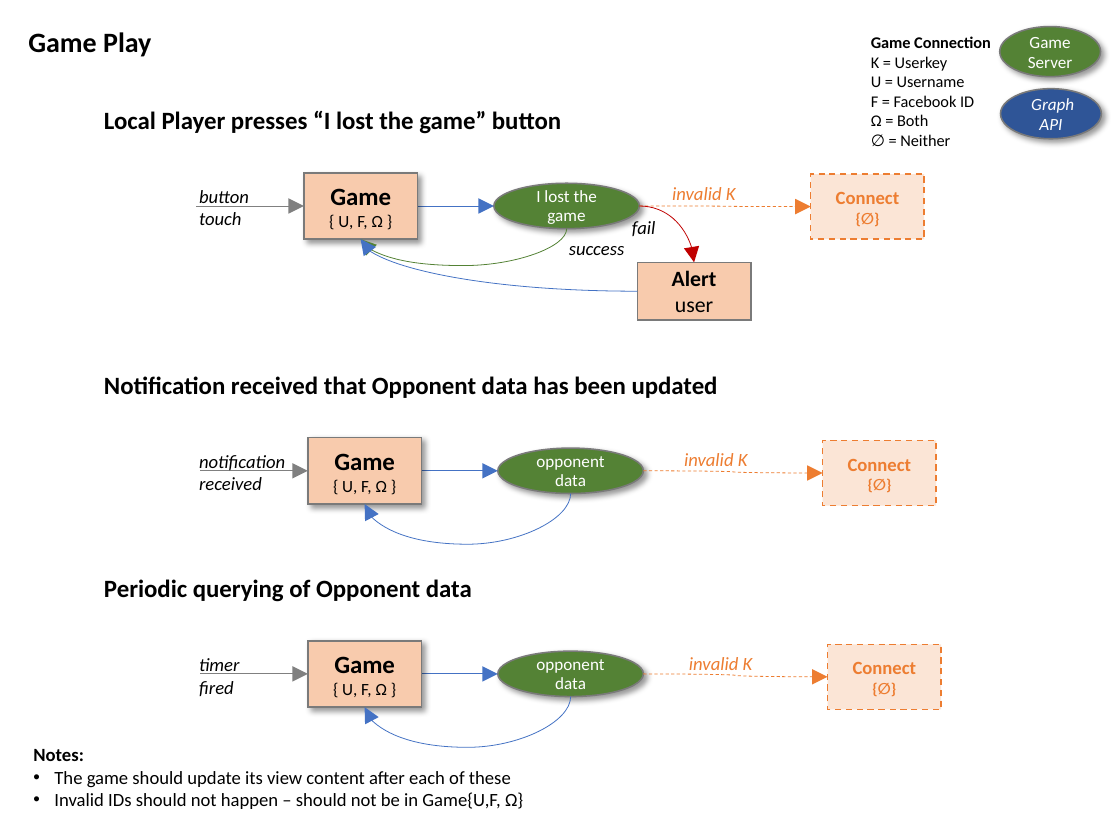
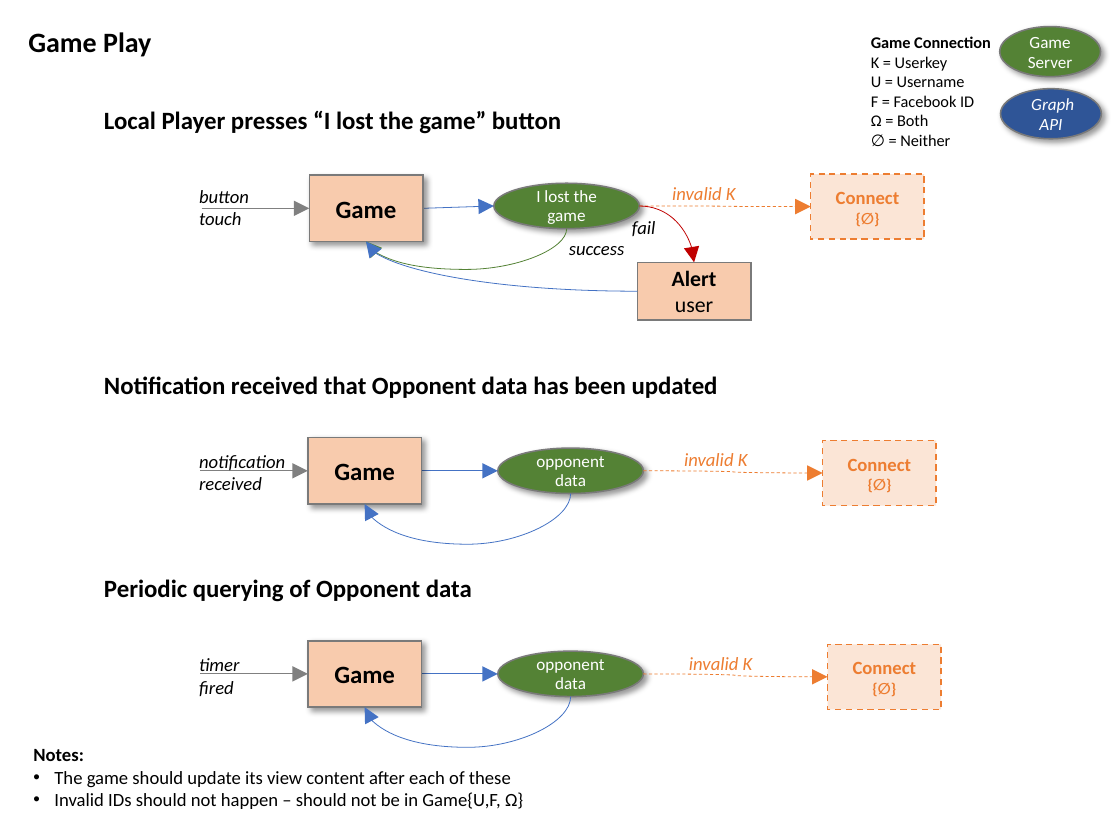
Before and after one commit to mikemayer67/TheGame, a slide deck: slide 6 of TheGameFlow.pptx (slide 7 before the commit). Drawn at 1120x840 pixels with LibreOffice and Linux fonts; fonts in the diff are those of the drawing. Boxes give left, top, right and bottom in pixels: in the first picture for what was removed or moved away, otherwise in the second. Text is boxed around its words. In the diff, an @@ line names an element or a change of style, - is before the commit and + after.

```diff
--- a/TheGameFlow.pptx
+++ b/TheGameFlow.pptx
@@ rectangle "Game" moved from (x1=304, y1=172, x2=417, y2=239) to (x1=309, y1=175, x2=422, y2=241) @@
@@ arrow moved from (196, 206) - (304, 206) to (202, 208) - (309, 208) @@
@@ text in rectangle at (x1=336, y1=201, x2=397, y2=219): text changed; size 11 to 16 pt; bold on @@
-Game
-{ U, F, Ω }
+Game
@@ arrow moved from (418, 206) - (494, 206) to (422, 208) - (494, 206) @@
@@ curved arrow moved from (567, 228) - (361, 240) to (567, 228) - (366, 242) @@
@@ curved arrow moved from (637, 291) - (361, 240) to (637, 291) - (366, 242) @@
@@ text in rectangle at (x1=334, y1=463, x2=395, y2=480): text changed; size 11 to 16 pt; bold on @@
-Game
-{ U, F, Ω }
+Game
@@ text in rectangle at (x1=334, y1=666, x2=395, y2=683): text changed; size 11 to 16 pt; bold on @@
-Game
-{ U, F, Ω }
+Game
```
Also in this commit, not shown: 7 other slides changed, 1 slide removed, 33 other files.
